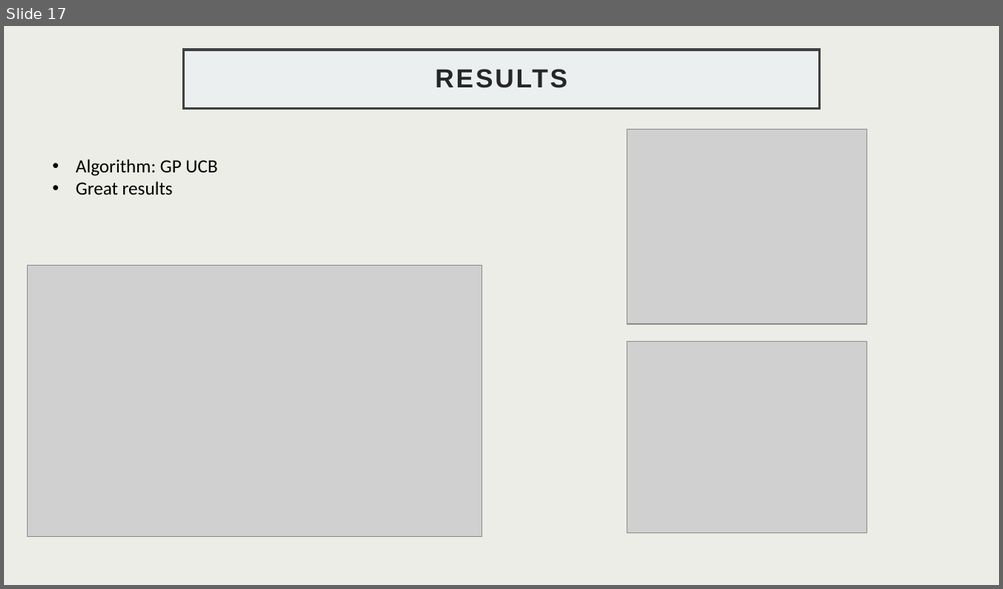
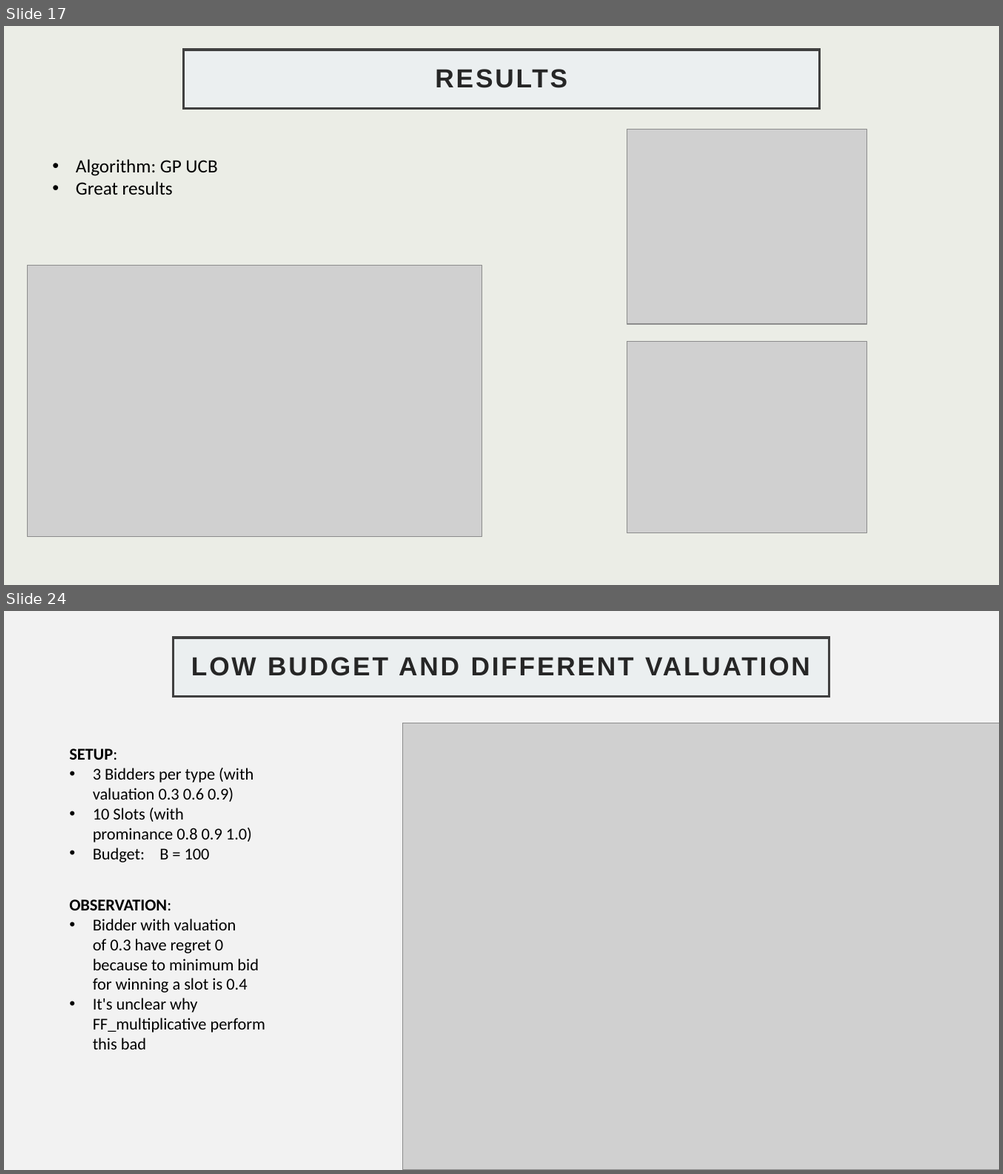
Before and after one commit to GabriFarace/OLA-project, a slide deck: SLIDES.pptx. Shown one above the other, each under a label of ours: slide 17 before the commit, slides 17 and 24 after it; the slides between them are not shown. The pictures are 1003x589 and 1003x1174 pixels, drawn with LibreOffice and Linux fonts; fonts in the diff are those of the drawing; grey boxes stand for pictures. Boxes give left, top, right and bottom in pixels: in the first picture for what was removed or moved away, otherwise in the second. Text is boxed around its words. In the diff, an @@ line names an element or a change of style, - is before the commit and + after.

```diff
--- a/SLIDES.pptx
+++ b/SLIDES.pptx
@@ slide 24 added at (4,611,999,1170), background #F2F2F2 @@
@@ title added at (173,638,829,697), fill #EBEFF0, outline #404040 2.5 pt, 25.2 pt, text #262626, bold @@
+LOW BUDGET AND DIFFERENT VALUATION
@@ picture added at (402,723,999,1170) @@
@@ text added at (69,749,253,863), 16 pt, text #000000 @@
+SETUP:
+• 3 Bidders per type (with valuation 0.3 0.6 0.9)
+• 10 Slots (with prominance 0.8 0.9 1.0)
+• Budget: B = 100
@@ text added at (69,900,265,1050), 16 pt, text #000000 @@
+OBSERVATION:
+• Bidder with valuation of 0.3 have regret 0 because to minimum bid for winning a slot is 0.4
+• It's unclear why FF_multiplicative perform this bad
```
Also in this commit, not shown: 3 slides changed, 3 other slides added, 3 slides removed.
